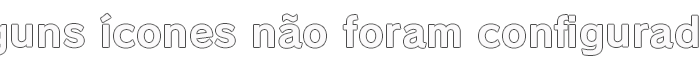
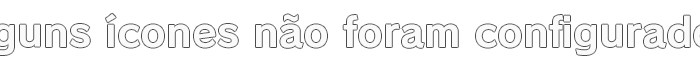
Layered file, before and after one edit (700 x 64). Changes by layer:
added layer "Alguns ícones não foram configurados. Fix" above "Alguns ícones não foram configurados." over [0, 13, 700, 55]
hid "Alguns ícones não foram configurados." over [0, 13, 698, 55]
